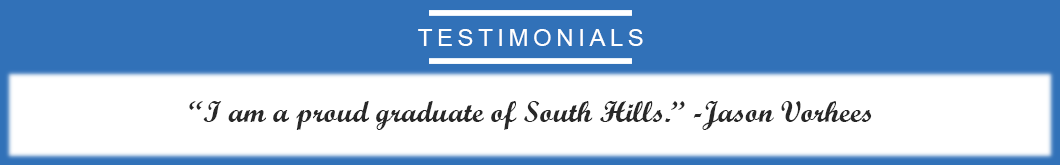
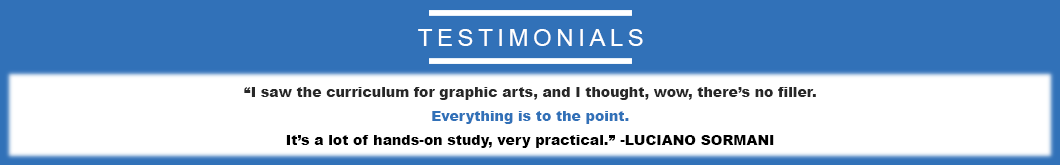
Two versions of the same layered image (1060 × 165). Layer-by-layer changes:
added layer "“I saw the curriculum for graphic arts, and I thought, wow, the" in group "Mask" over (244, 87, 816, 148)
hid "“I am a proud graduate of South Hills.” -Jason Vorhees" over (189, 101, 872, 130)
